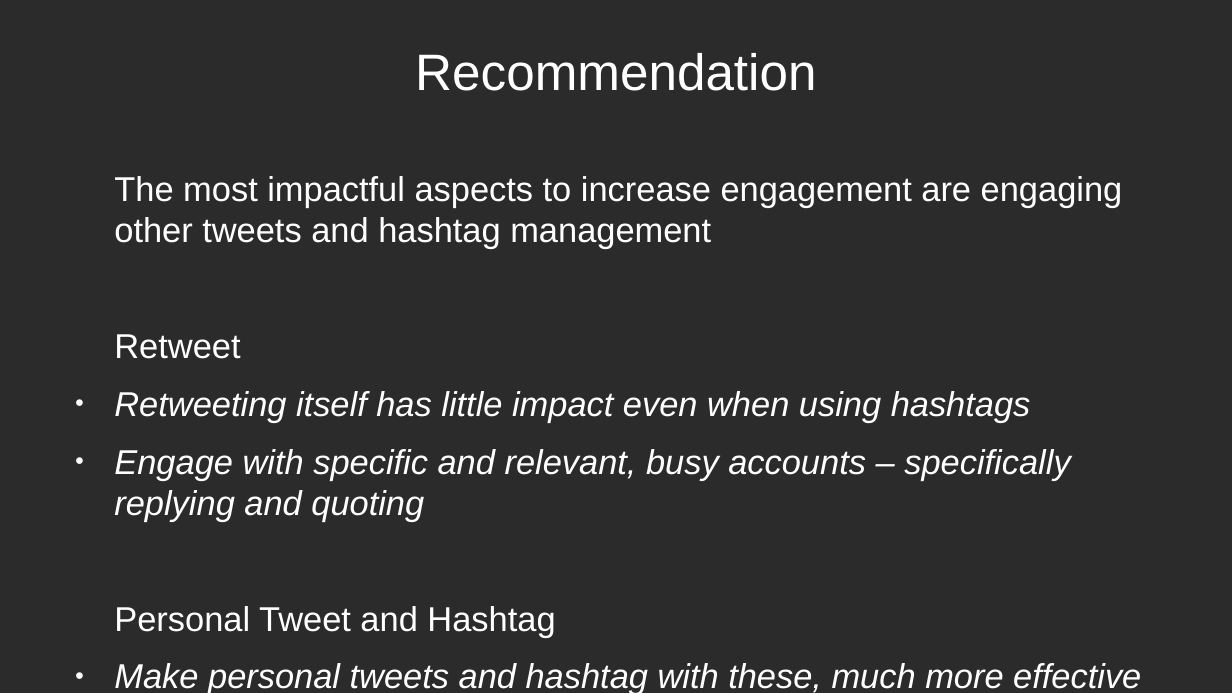
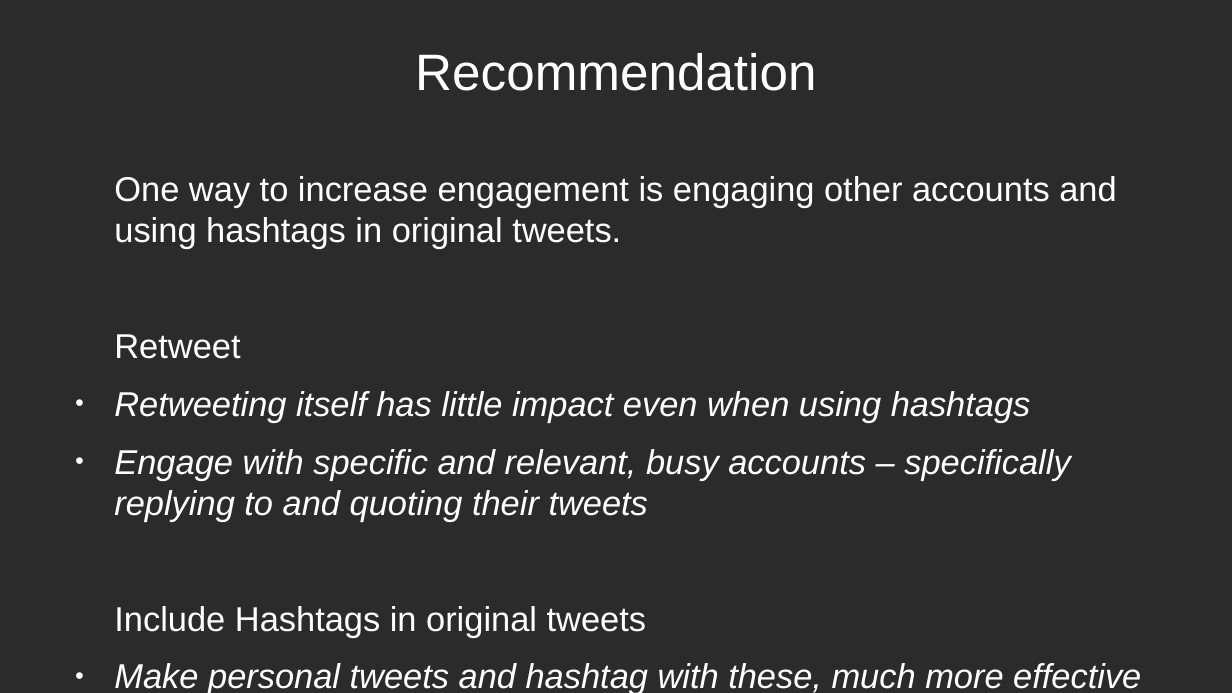
Before and after one commit to douglas-thoms/Datathon-2021-10-16, a slide deck: slide 4 of presentations/group_9_presentation_v1.odp. Drawn at 1232x693 pixels with LibreOffice and Linux fonts; fonts in the diff are those of the drawing; background and template pictures are left out; a plain dark background stands for a picture behind light text. Boxes give left, top, right and bottom in pixels: in the first picture for what was removed or moved away, otherwise in the second. Text is boxed around its words. In the diff, an @@ line names an element or a change of style, - is before the commit and + after.

```diff
--- a/presentations/group_9_presentation_v1.odp
+++ b/presentations/group_9_presentation_v1.odp
@@ text at box(114, 176, 1116, 249): text changed @@
-The most impactful aspects to increase engagement are engaging other tweets and hashtag management
+One way to increase engagement is engaging other accounts and using hashtags in original tweets.
@@ text at box(114, 449, 1070, 637): text changed @@
-● Engage with specific and relevant, busy accounts – specifically replying and quoting
-Personal Tweet and Hashtag
+● Engage with specific and relevant, busy accounts – specifically replying to and quoting their tweets
+Include Hashtags in original tweets
```
Also in this commit, not shown: 3 other slides changed, 3 slides added, 1 slide removed, 13 other files.
